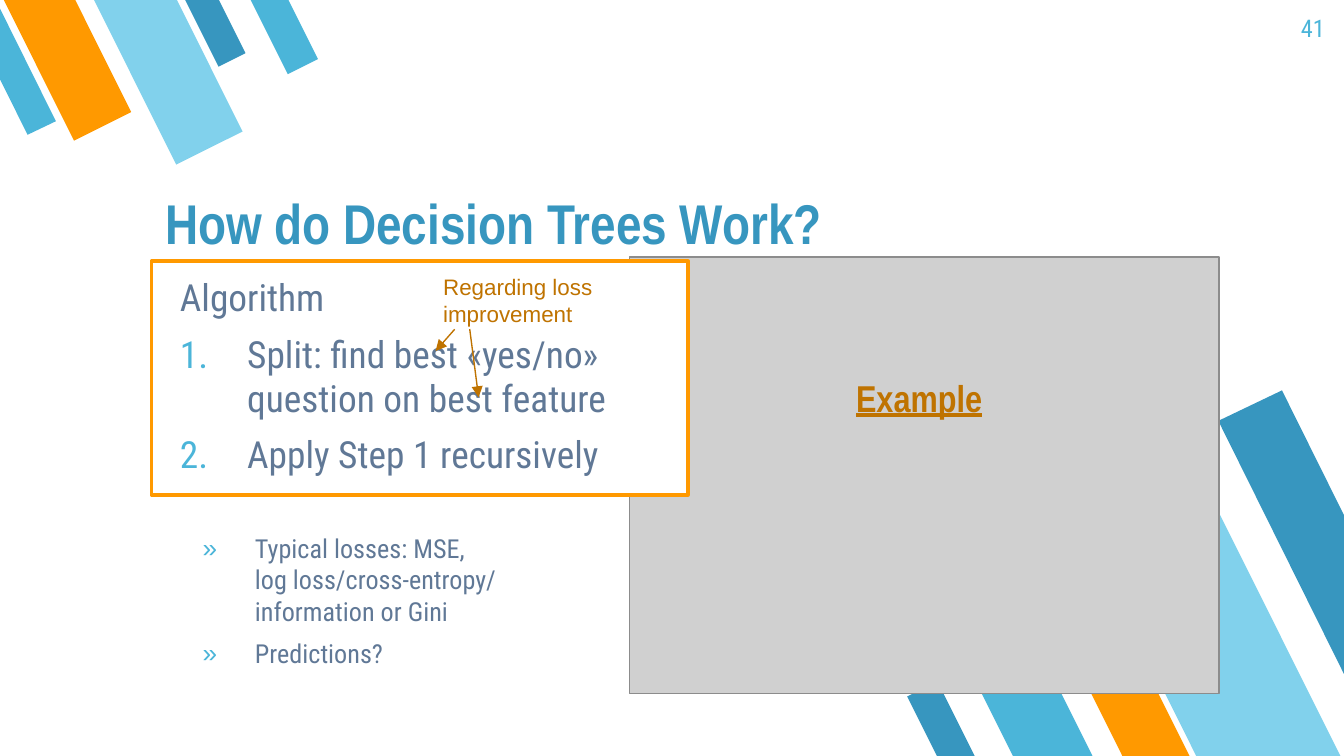
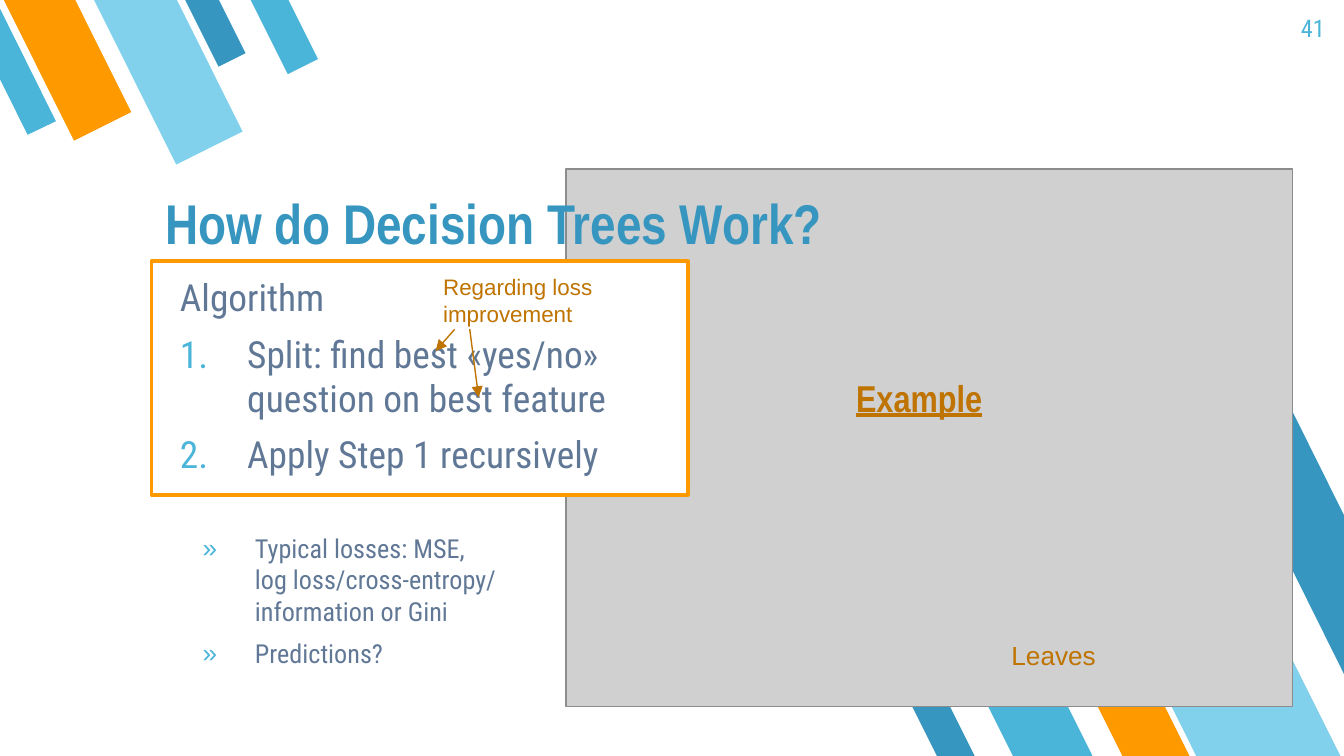
Before and after one commit to mayer79/ml_lecture, a slide deck: slide 41 of slides/ML_Lecture.pptx. Drawn at 1344x756 pixels with LibreOffice and Linux fonts; fonts in the diff are those of the drawing; grey boxes stand for pictures. Boxes give left, top, right and bottom in pixels: in the first picture for what was removed or moved away, otherwise in the second. Text is boxed around its words. In the diff, an @@ line names an element or a change of style, - is before the commit and + after.

```diff
--- a/slides/ML_Lecture.pptx
+++ b/slides/ML_Lecture.pptx
@@ picture: place and size @@
-picture at (629,257,1219,694)
+picture at (566,169,1292,707)
@@ text added at (1011,647,1095,666), 14 pt, text #BF7300 @@
+Leaves
```
Also in this commit, not shown: 4 other slides changed, 2 other files.
